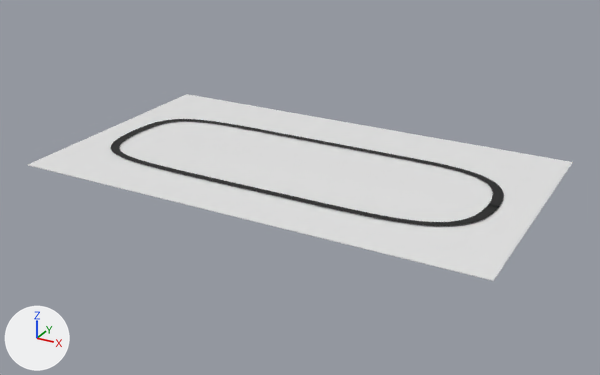
What one commit did to the COLLADA model models/path/meshes/linebot_track2.dae.
Both versions are drawn from a 50 mm lens placed at (12.05, -22.84, 10.04), pointed at (0.19, -1.28, -0.74). Every picture has the same lights, and +X, +Y and +Z are marked at lower left.
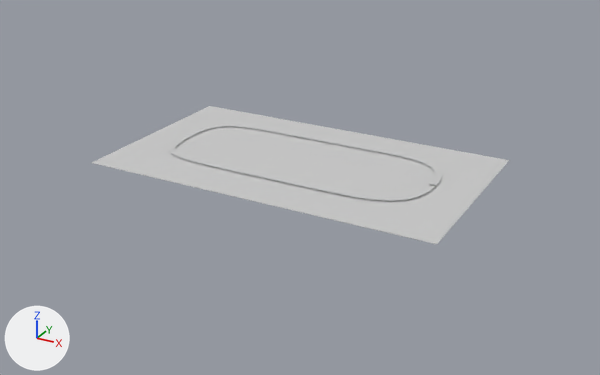
The change, as a list of edits to the scene's bpy script:
```text
Change mat_material_001:
    mat_material_001.base_color: (0.0031, 0.0031, 0.0031) -> (0.8, 0.8, 0.8)  # black #0a0a0a -> white #e7e7e7
Add mat_material_002:
    mat_material_002 = principled_material('Material.002')
    mat_material_002.base_color = (0.8, 0.8, 0.8)  # white #e7e7e7
    mat_material_002.metallic = 0.5
Change me_cube_001:
    where me_cube_001.from_pydata(...)  # 8 vertices, 12 faces; spans x -1.0..1.0, y -1.0..1.0, z -1.0..1.0
    add me_cube_001.materials.append(mat_material_002)  # white #e7e7e7
Change ob_plane:
    ob_plane.location: (0.0, 1.0, 0.0) -> (0.0, 1.0, 0.07)
    ob_plane.scale: (0.1, 0.113, 0.0904) -> (0.0693, 0.0927, 0.0904)
Change ob_cube:
    ob_cube.location: (0.06, -0.97, -0.05) -> (0.06, -0.97, 0.03)
    ob_cube.scale: (7.66, 4.34, 0.00977) -> (5.85, 3.34, 0.00619)
```

Changed parts and their boxes [x1, y1, x2, y2] in the pictures (600 x 375 px):
'Cube', recoloured, moved, rescaled (23% narrower, 26% shorter): before [28, 94, 573, 281]; after [92, 106, 509, 244]
'Plane', recoloured, moved, rescaled (30% narrower, 28% shorter): before [111, 119, 504, 226]; after [169, 124, 442, 201]
